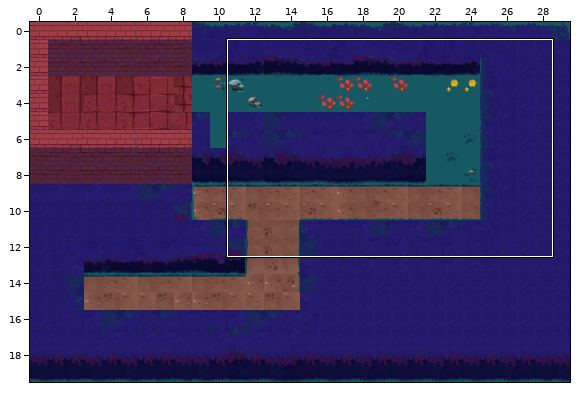
Two versions of a level (Tiled map, assets/maps/tutorial/VentTutorial.tmx). The picture above shows the old version from afar; the outline marks the close-up.
Close-up. Before the commit:
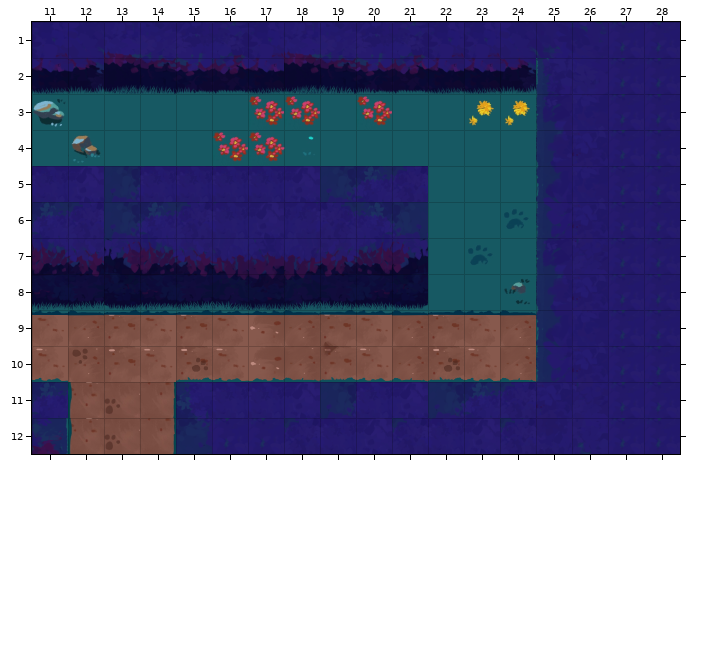
Cells are 128x128 px. Shown: x 11..28, y 1..12. The commit also changed other parts of the map, which this record leaves out.
Now the later version:
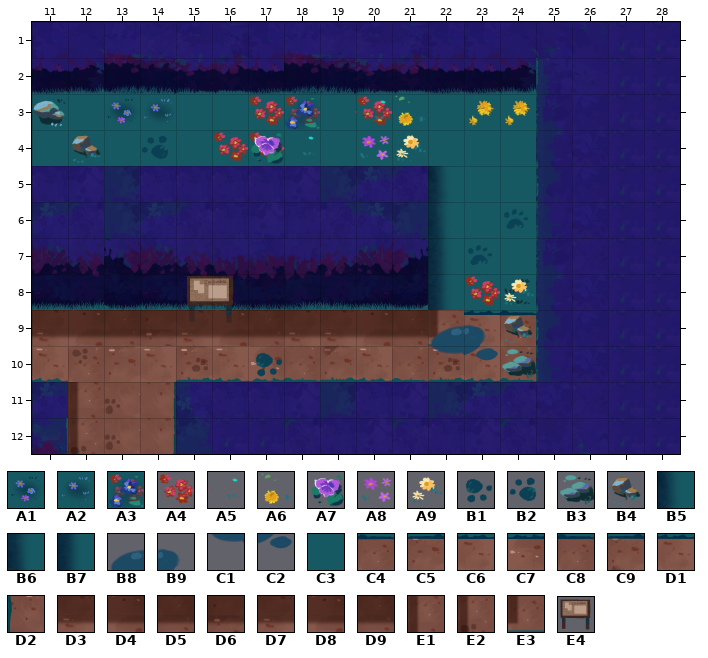
Key: from "decorations-2": A1 15, A2 16, A3 28, A4 53, A5 54, A6 55, A7 58, A8 66, A9 67, B1 98, B2 98 turned 180, B3 115, B4 116; from "grass_shadow2": B5 1, B6 3, B7 5; from "interiordecorations1": B8 35, B9 36, C1 45, C2 46; from "path-1": C3 139; from "path-2": C4 136, C5 137, C6 138, C7 139, C8 140, C9 141, D1 142; from "path-3": D2 221; from "sand_shadow": D3 15, D4 16, D5 17, D6 18, D7 19, D8 20, D9 21, E1 37, E2 49, E3 73; from "trees": E4 6 "board".
__ is an empty cell.
Objects are placed by their top-left corner, in cells (3,4 is the top-left corner of cell 3,4); size is 1x1 cell unless given.
Tiles of an added or newly shown layer are drawn over the layers below it.
See-through tiles are keyed as they look on the map.
The edit:
Layer "ground":
y 5: x 22 C3 -> B5
y 6: x 22 C3 -> B6
y 7..8: x 22 C3 -> B7
y 9: x 11..22 C6 C4 C5 C6 C5 C6 C7 C8 C9 D1 C4 C5 -> D3 D4 D5 D6 D7 D8 D9 D3 D3 D4 D5 E3
y 11: x 12 D2 -> E1
y 12: x 12 D2 -> E2
Layer "decoration" (added):
y 3: x 13..14 __ __ -> A1 A2; x 18 __ -> A3; x 20..21 __ __ -> A5 A6
y 4: x 14 __ -> B2; x 17 __ -> A7; x 20..21 __ __ -> A8 A9
y 8: x 23..24 __ __ -> A4 A9
y 9: x 22..24 __ __ __ -> B8 B9 B4
y 10: x 17 __ -> B1; x 22..24 __ __ __ -> C1 C2 B3
Layer "images" (added):
added: E4 "board" at 15.2,7.9 size 1.6x1.5
Where, in picture pixels (left, top, right, bottom), the same in both close-ups:
changed: (32, 95, 536, 379)
changed: (68, 382, 104, 454)
